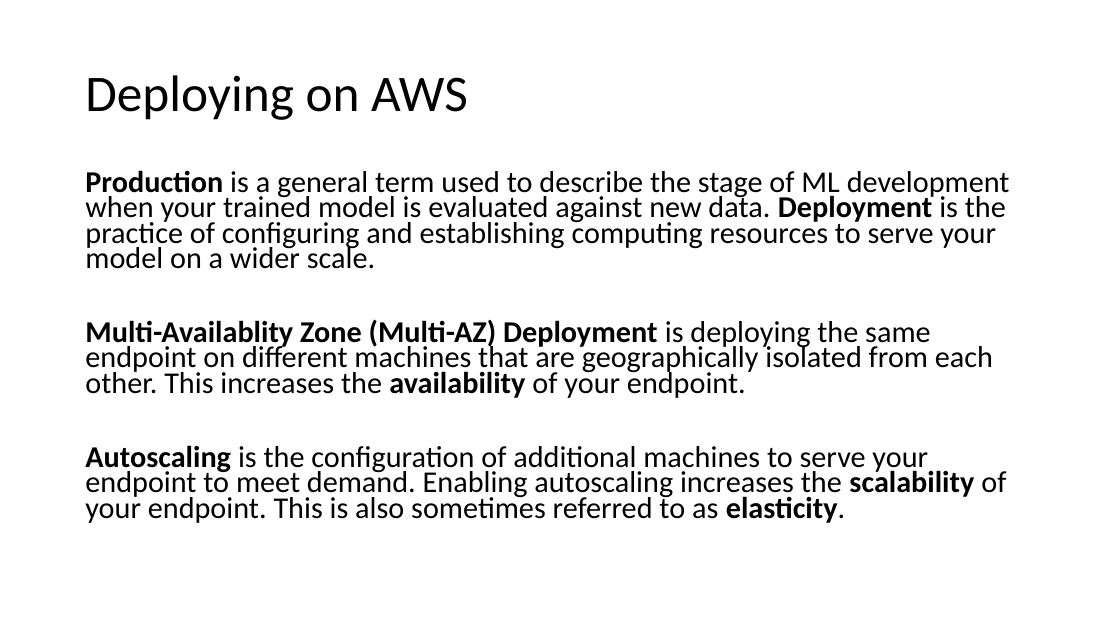
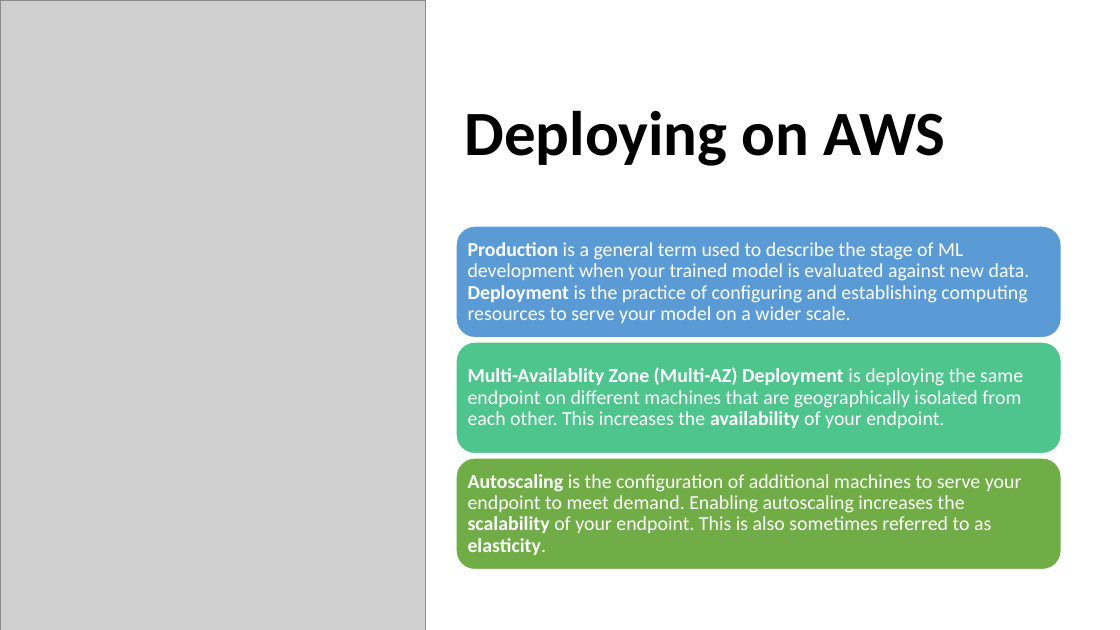
Before and after one commit to shaunkhoo/cloud-foundations, a slide deck: slide 11 of session9/cloud-foundations-sagemaker.pptx. Drawn at 1120x630 pixels with LibreOffice and Linux fonts; fonts in the diff are those of the drawing; grey boxes stand for pictures. Boxes give left, top, right and bottom in pixels: in the first picture for what was removed or moved away, otherwise in the second. Text is boxed around its words. In the diff, an @@ line names an element or a change of style, - is before the commit and + after.

Commit message:
Upload data

```diff
--- a/session9/cloud-foundations-sagemaker.pptx
+++ b/session9/cloud-foundations-sagemaker.pptx
@@ picture added at (x1=0, y1=0, x2=426, y2=630) @@
@@ title "Deploying on AWS" moved from (x1=85, y1=75, x2=468, y2=120) to (x1=465, y1=110, x2=946, y2=166) @@
@@ title "Deploying on AWS" at (x1=465, y1=110, x2=946, y2=166): size 44 to 54 pt, bold on @@
@@ text removed at (x1=85, y1=170, x2=1010, y2=523) @@
-Production is a general term used to describe the stage of ML development when your trained model is evaluated against new data. Deployment is the practice of configuring and establishing computing resources to serve your model on a wider scale.
-Multi-Availablity Zone (Multi-AZ) Deployment is deploying the same endpoint on different machines that are geographically isolated from each other. This increases the availability of your endpoint.
-Autoscaling is the configuration of additional machines to serve your endpoint to meet demand. Enabling autoscaling increases the scalability of your endpoint. This is also sometimes referred to as elasticity.
@@ group added at (x1=456, y1=226, x2=1061, y2=570): 3 rounded rectangles, 3 texts @@
+Production is a general term used to describe the stage of ML development when your trained model is evaluated against new data. Deployment is the practice of configuring and establishing computing resources to serve your model on a wider scale.
+Multi-Availablity Zone (Multi-AZ) Deployment is deploying the same endpoint on different machines that are geographically isolated from each other. This increases the availability of your endpoint.
+Autoscaling is the configuration of additional machines to serve your endpoint to meet demand. Enabling autoscaling increases the scalability of your endpoint. This is also sometimes referred to as elasticity.
```
Also in this commit, not shown: 12 other slides changed, 3 slides added, 4 slides removed, 3 other files.
